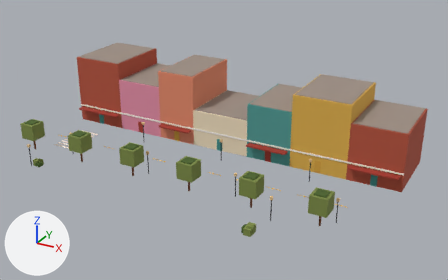
An edit to the glTF model newcity/chunk_-1_-2.glb, drawn before and after from the same camera.
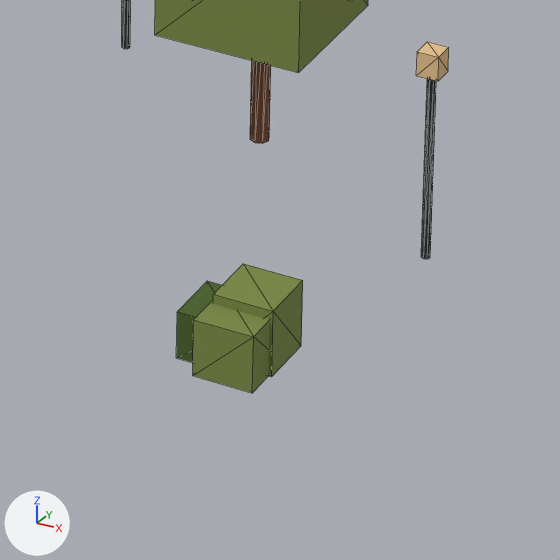
The first picture shows the older version from a camera (50 mm lens) standing at (23.3, -8.4, 51.4) and looking at (-27.8, 84.5, 5.0). The close-ups show the older and then the newer version on the part from 49% to 64% of the width and 68% to 92% of the height of that picture. Only the edits that show in the close-ups are written down. Lighting does not change. The marker at lower left points along +X, +Y and +Z. The close-ups show mesh edges as thin lines. Vertices at exactly the same position are counted once.

The first close-up shows 'chunk_-1_-2__lamp', 'chunk_-1_-2__tree'.
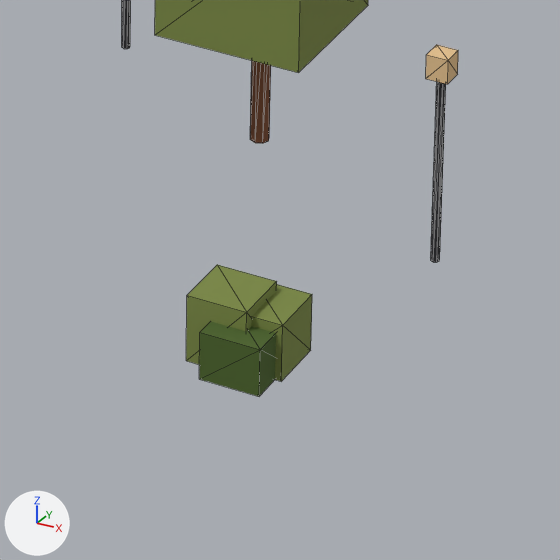
Boxes [x1, y1, x2, y2] around the edits, measured in the close-ups (560 x 560 px; the box of a moved part takes in the faces that stretch with it):
'chunk_-1_-2__tree', reshaped: before [155, 0, 368, 393]; after [155, 0, 368, 396]
'chunk_-1_-2__lamp', reshaped: before [122, 0, 449, 259]; after [122, 0, 458, 262]
part 1 of me_lamp24, moved or reshaped: before [421, 79, 436, 259]; after [431, 82, 446, 262]
part 2 of me_lamp24, moved or reshaped: before [416, 42, 449, 81]; after [426, 45, 458, 84]
part 3 of me_trunk26, moved or reshaped: before [193, 300, 270, 393]; after [252, 284, 312, 382]
part 4 of me_trunk26, moved or reshaped: before [213, 264, 303, 377]; after [186, 265, 277, 364]
part 5 of me_trunk26, moved or reshaped: before [176, 281, 222, 363]; after [199, 322, 276, 396]

What the commit changed:
me_lamp24 is used by ob_chunk__1__2__lamp; location (0.0, 0.0, 0.0).
me_lamp24 had 216 vertices, 360 faces and spanned x -59.3..-1.8, y 66.2..85.8, z 0.0..4.4.
me_lamp24 now has 216 vertices, 360 faces and spans x -59.5..-1.8, y 66.2..85.8, z 0.0..4.4.
me_lamp24 part 1: the loose piece of 16 vertices spanning x -11.4..-11.2, y 69.8..70.0, z 0.0..4.0 is moved by (0.2, 0.0, 0.0).
me_lamp24 part 2: the loose piece of 8 vertices spanning x -11.5..-11.1, y 69.7..70.2, z 3.9..4.4 is moved by (0.2, 0.0, 0.0).
Other edits to the shape of me_lamp24 do not show in these pictures.
me_trunk26 is used by ob_chunk__1__2__tree; location (0.0, 0.0, 0.0).
me_trunk26 had 240 vertices, 384 faces and spanned x -65.5..-2.5, y 64.2..73.9, z 0.0..5.8.
me_trunk26 now has 240 vertices, 384 faces and spans x -65.5..-2.5, y 64.1..73.9, z 0.0..5.8.
me_trunk26 part 3: the loose piece of 8 vertices spanning x -13.2..-12.0, y 64.2..65.4, z 0.0..1.2 is moved by (0.3, 0.6, 0.0).
me_trunk26 part 4: the loose piece of 8 vertices spanning x -13.2..-12.0, y 64.8..66.0, z 0.0..1.4 is moved by (-0.4, -0.3, 0.0).
me_trunk26 part 5: the loose piece of 8 vertices spanning x -13.8..-12.6, y 64.6..65.8, z 0.0..1.0 is moved by (0.7, -0.4, 0.0).
Other edits to the shape of me_trunk26 do not show in these pictures.
